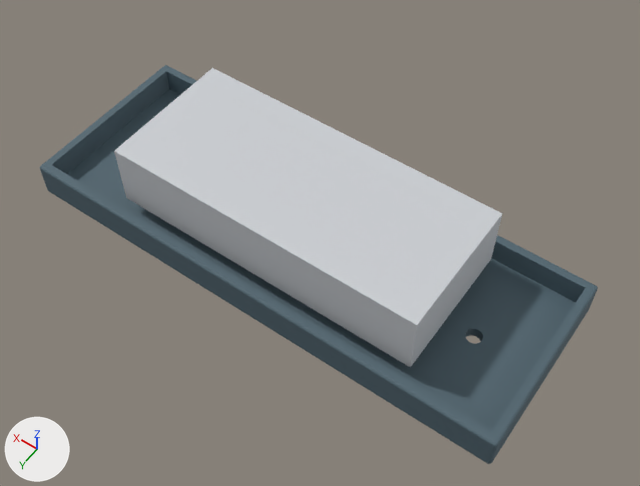
Before and after pictures for a commit that changed the glTF model apps/web/public/models/mk2/battery_small.glb.
Rendered twice from a 50 mm lens placed at (-0.686, 0.903, 1.734), pointed at (-0.073, 0.045, 0.386). Every picture has the same lights, and +X, +Y and +Z are marked at lower left. The first picture is the older version. Where no turn or scale is listed for an object, it has been applied to the vertices. Vertices at exactly the same position are counted once.

Names of what the first picture shows: 'lipo_cell', 'print_battery_tray'.
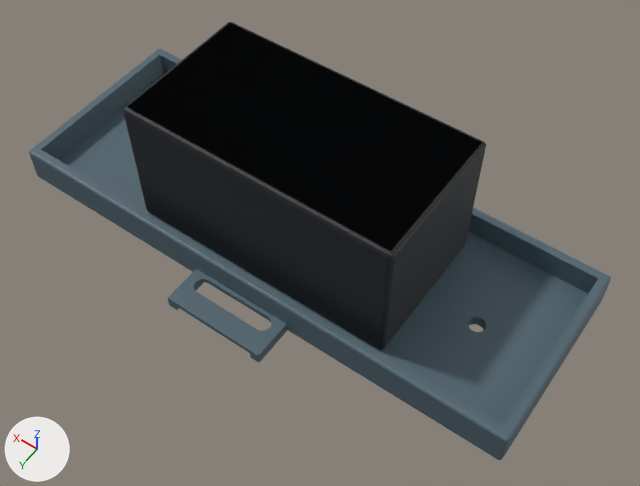
The edits, one by one:
Material 'rubber_and_chip' (mat_rubber_and_chip) is new.
Its base color is (0.012, 0.014, 0.017) (black #1d1f23).
Its roughness is 0.6.
me_cube_027 is used by ob_print_battery_tray; location (0.0, 0.0, 0.31).
me_cube_027 had 240 vertices, 492 faces and spanned x -0.55..0.55, y -0.203..0.203, z -0.04..0.04.
me_cube_027 now has 308 vertices, 628 faces and spans x -0.565..0.565, y -0.29..0.29, z 0.31..0.39.
me_cube_027 part 1: 240 vertices removed from x -0.55..0.55, y -0.203..0.203, z -0.04..0.04; 308 vertices added at x -0.565..0.565, y -0.29..0.29, z 0.31..0.39.
Mesh me_cube_129 is new.
It has 100 vertices, 192 faces and spans x -0.29..0.29, y -0.155..0.155, z 0.335..0.625.
It uses material mat_rubber_and_chip (black #1d1f23).
Object 'lipo_cell' (ob_lipo_cell) is deleted.
Object 'print_battery_tray' (ob_print_battery_tray) moves from (0.0, 0.0, 0.31) to (0.0, 0.0, 0.0).
Object 'mesh_rubber_and_chip_3' (ob_mesh_rubber_and_chip_3) is new; it shows me_cube_129.
Its location is (0.0, 0.0, 0.0).

Boxes [x1, y1, x2, y2] around the edits, measured in the pictures (640 x 486 px):
'mesh_rubber_and_chip_3', added (black): after [123, 22, 486, 350]
'print_battery_tray', reshaped, moved: before [40, 65, 598, 464]; after [29, 49, 611, 460]
'lipo_cell', deleted: before [114, 68, 502, 367]
